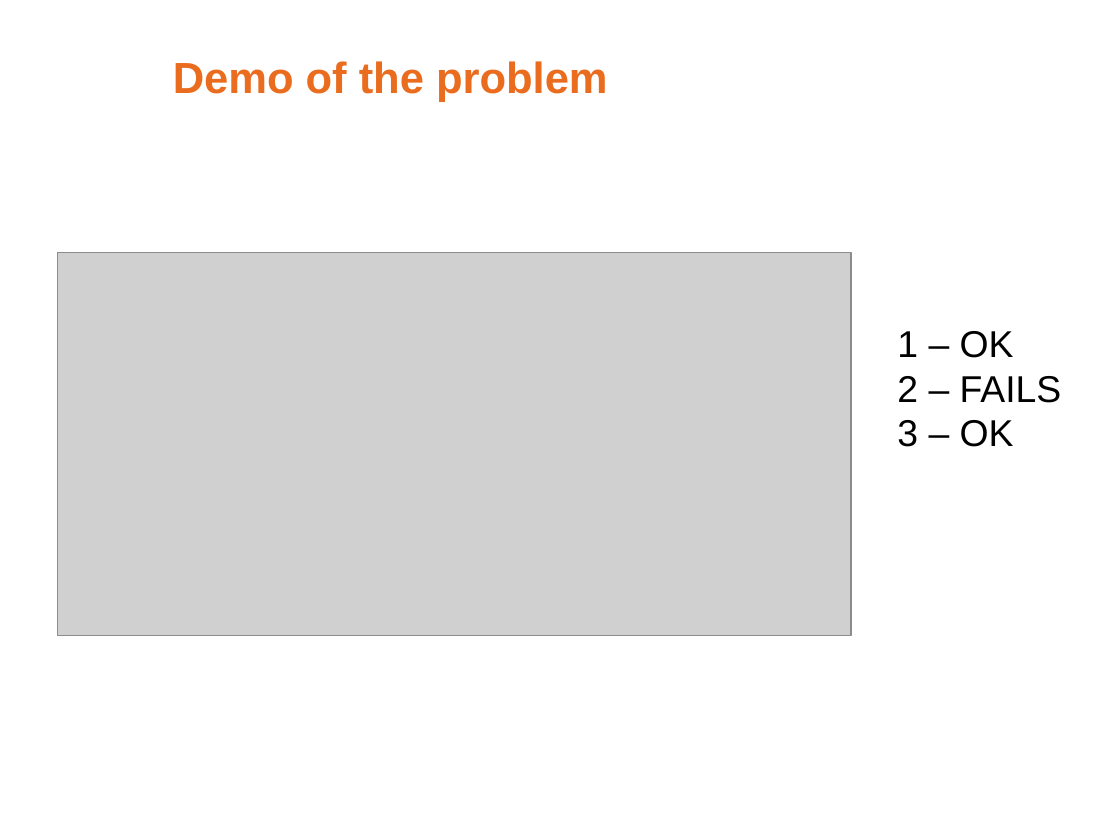
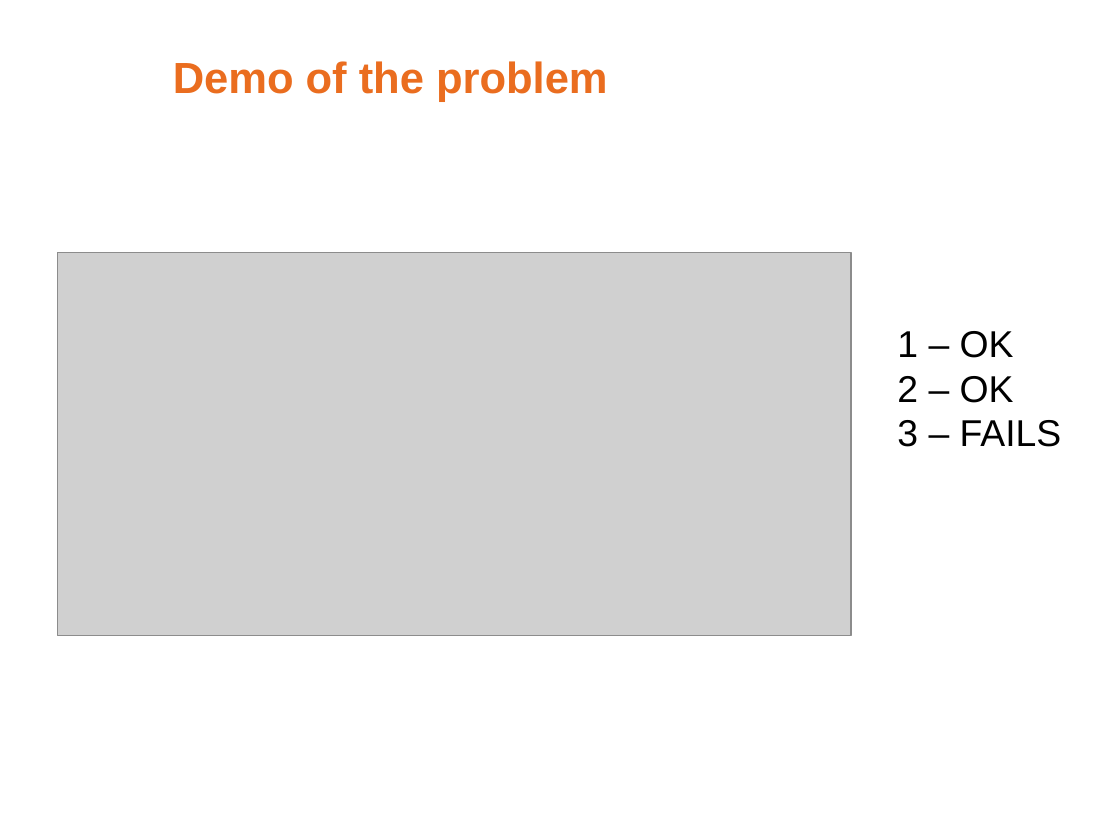
Before and after one commit to noushadali/osgi-samples, a slide deck: slide 3 of congress-registration/documentation/Webservice versioning using osgi.ppt. Drawn at 1120x840 pixels with LibreOffice and Linux fonts; fonts in the diff are those of the drawing; grey boxes stand for pictures; background and template pictures are left out. Boxes give left, top, right and bottom in pixels: in the first picture for what was removed or moved away, otherwise in the second. Text is boxed around its words. In the diff, an @@ line names an element or a change of style, - is before the commit and + after.

Commit message:
error in the introduction demo, second message now is oke and the third goes wrong

```diff
--- a/congress-registration/documentation/Webservice versioning using osgi.ppt
+++ b/congress-registration/documentation/Webservice versioning using osgi.ppt
@@ text at [897, 376, 1062, 447]: text changed @@
-2 – FAILS
-3 – OK
+2 – OK
+3 – FAILS
```
